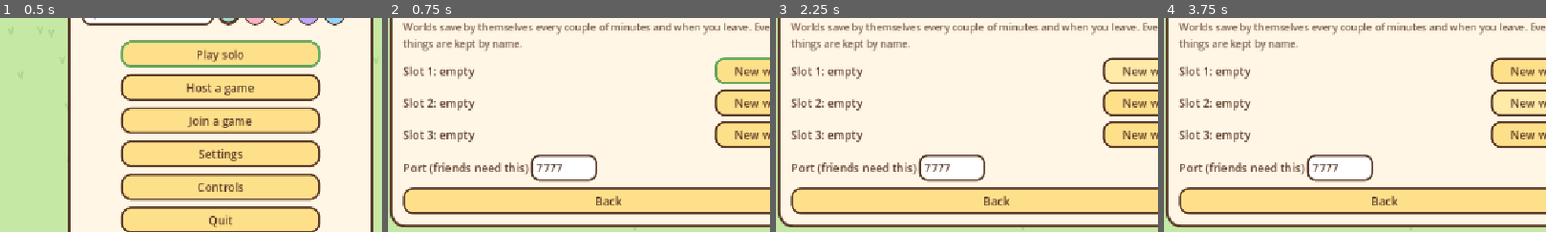
Above: before the commit, frames 1-4 (left to right).
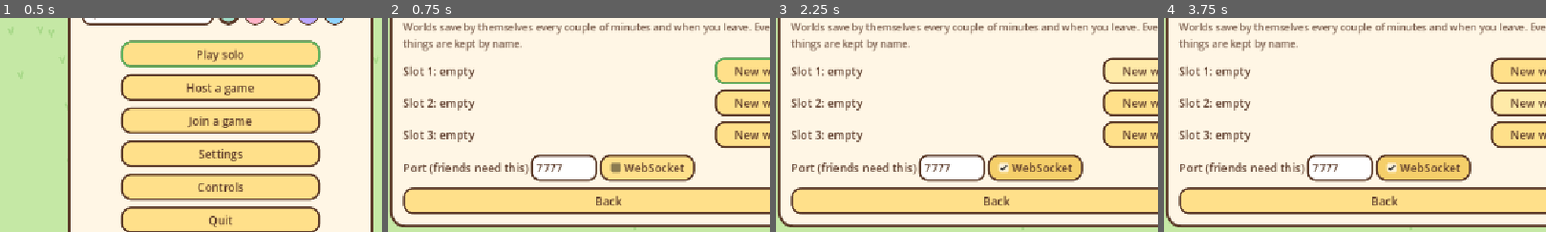
Above: after the commit, the same moments.

Repository: johnnywong1/project-natto
Game: Godot game, scene res://game/menu/main_menu.tscn
Same seed, same stepped clock (60 frames per second), same inputs: the game is played once before the commit and once after it.
Inputs (mouse positions are % of the whole screen's width and height, from its top left):
- Up to frame 1 (0.5 s): no input
- Up to frame 2 (0.75 s): click "Host a game" at 0.5 s
- Up to frame 3 (2.25 s): click (55, 71) at 1.25 s, where only the run after the commit has a clickable "WebSocket"; click "New world" at 2 s
- Up to frame 4 (3.75 s): click "New world" at 2.75 s; click "New world" at 3.5 s
The pictures show only the part of the screen within x 21-71%, y 36-86%; the shares and areas given below are measured in that part.

Frame 1 is identical in both runs. In frame 2, 3.1% of the frame differs, in the area x 55-81%, y 63-77%; in frame 3, 3.1%; in frame 4, 3.1%.

Commit message:
Add WebSocket transport and a GitHub Pages web build
Keeps ENet (UDP) as the default and adds WebSocket as an alternative, so the
game can be tested and demoed through browsers, proxies and tunnels. The
browser build is solo-only for now.

Networking
- net.gd: `transport` ("enet" | "ws"). Host/join pick the peer type; a join
  address beginning ws:// or wss:// selects WebSocket automatically; bare
  hosts get ws://host:port. CLI: --transport=ws.
- Browser guards: no UDP LAN beacon/listener on web.
- Menu: "WebSocket" tick on the Host and Join pages; hint about ws:// URLs.
  On web the Host and Quit buttons are hidden (a tab can't run a server).

Web build
- export_presets.cfg: single-threaded Web preset (no special server headers
  needed), Compatibility renderer.
- .github/workflows/pages.yml: exports on every push to main and deploys to
  GitHub Pages (one-time: Settings > Pages > Source = GitHub Actions).
- Display settings: on web only fullscreen vs. in-page; size and vsync rows
  are hidden.
- Verified by exporting locally and driving the build in headless Chrome:
  title screen, Play solo, new world, movement and the Esc menu, no errors.

Tests and docs
- New `lobby-ws` suite: the full sign-in/lobby story over WebSocket
  (tools/mp_test.py --transport ws). All 8 suites pass.
- docs/WEB.md; README and TESTING updated; build/ is git-ignored.

Co-Authored-By: Claude Sonnet 5.5 <noreply@anthropic.com>
Claude-Session: https://claude.ai/code/session_01PQa7xrq8A5Bh4jzJnqusK4

Diff:
--- a/game/display/display_settings.gd
+++ b/game/display/display_settings.gd
@@ -61,9 +61,13 @@
 	return "%d x %d" % [s.x, s.y]
 
 
-## Puts the window in the chosen mode. Does nothing headless (tests) or on the web.
+## Puts the window in the chosen mode. Does nothing headless (tests). In a browser only
+## fullscreen vs. in-page works (the page itself sets the size), so sizes and vsync are skipped.
 func apply() -> void:
 	if DisplayServer.get_name() == "headless":
+		return
+	if OS.has_feature("web"):
+		DisplayServer.window_set_mode(DisplayServer.WINDOW_MODE_WINDOWED if mode == "windowed" else DisplayServer.WINDOW_MODE_FULLSCREEN)
 		return
 	match mode:
 		"fullscreen":
--- a/game/menu/main_menu.gd
+++ b/game/menu/main_menu.gd
@@ -170,12 +170,15 @@
 	v.add_child(name_row)
 	_paint_colors()
 	v.add_child(HSeparator.new())
-	for entry: Array in [["Play solo", func() -> void: _open_worlds("solo")],
-			["Host a game", func() -> void: _open_worlds("host")],
-			["Join a game", func() -> void: _show("join")],
-			["Settings", func() -> void: _show("settings")],
-			["Controls", func() -> void: _show("controls")],
-			["Quit", func() -> void: get_tree().quit()]]:
+	var entries: Array = [["Play solo", func() -> void: _open_worlds("solo")]]
+	if not Net.is_web():   # a browser tab can't run a game server
+		entries.append(["Host a game", func() -> void: _open_worlds("host")])
+	entries.append(["Join a game", func() -> void: _show("join")])
+	entries.append(["Settings", func() -> void: _show("settings")])
+	entries.append(["Controls", func() -> void: _show("controls")])
+	if not Net.is_web():
+		entries.append(["Quit", func() -> void: get_tree().quit()])
+	for entry: Array in entries:
 		var b := UiTheme.button(entry[0], entry[1], 300)
 		b.size_flags_horizontal = Control.SIZE_SHRINK_CENTER
 		v.add_child(b)
@@ -204,6 +207,7 @@
 	_port.text = str(Net.DEFAULT_PORT)
 	_port.custom_minimum_size = Vector2(100, 0)
 	_port_row.add_child(_port)
+	_port_row.add_child(_ws_box())
 	v.add_child(_port_row)
 	v.add_child(UiTheme.button("Back", func() -> void: _show("home"), 140))
 	return pv[0]
@@ -272,7 +276,7 @@
 	var row := HBoxContainer.new()
 	_address = LineEdit.new()
 	_address.text = "127.0.0.1"
-	_address.placeholder_text = "Host's address"
+	_address.placeholder_text = "Host's address or ws:// URL"
 	_address.custom_minimum_size = Vector2(230, 0)
 	row.add_child(_address)
 	var port := LineEdit.new()
@@ -281,11 +285,25 @@
 	row.add_child(port)
 	row.add_child(UiTheme.button("Join", _join.bind(port), 110))
 	v.add_child(row)
+	v.add_child(UiTheme.note("Tip: an address starting with ws:// or wss:// joins over WebSocket."))
+	if not Net.is_web():
+		v.add_child(_ws_box())
 	v.add_child(UiTheme.heading("Games on your network", 18))
 	_lan_list = VBoxContainer.new()
 	v.add_child(_lan_list)
 	v.add_child(UiTheme.button("Back", func() -> void: _show("home"), 140))
 	return pv[0]
+
+
+## The "use WebSocket" tick shared by the host and join pages (ENet stays the default).
+func _ws_box() -> CheckBox:
+	var c := CheckBox.new()
+	c.text = "WebSocket"
+	c.tooltip_text = "Use WebSocket instead of UDP: needed for browsers and some tunnels."
+	c.focus_mode = Control.FOCUS_NONE
+	c.button_pressed = Net.transport == "ws"
+	c.toggled.connect(func(on: bool) -> void: Net.transport = "ws" if on else "enet")
+	return c
 
 
 func _join(port_edit: LineEdit) -> void:
--- a/game/net/net.gd
+++ b/game/net/net.gd
@@ -52,6 +52,10 @@
 ## The save slot the next hosted or solo world uses (0 = don't save).
 var save_slot := 0
 
+## "enet" (default, UDP, desktop only) or "ws" (WebSocket: works in browsers and through most
+## proxies/tunnels). Set with --transport=ws, or by joining an address that starts with ws:// / wss://.
+var transport := "enet"
+
 var _beacon: PacketPeerUDP
 var _listener: PacketPeerUDP
 var _beacon_t := 0.0
@@ -73,6 +77,8 @@
 		local_color = int(opts["color"]) % COLORS.size()
 	if opts.has("port"):
 		_port = int(opts["port"])
+	if opts.has("transport"):
+		transport = "ws" if str(opts["transport"]) == "ws" else "enet"
 	if opts.has("report"):
 		var probe: Node = load("res://game/tests/test_report.gd").new()
 		probe.name = "Probe"
@@ -136,11 +142,24 @@
 
 # ---------------------------------------------------------------- host / join / leave
 
+## True when this build runs in a browser (no UDP, no listen server).
+static func is_web() -> bool:
+	return OS.has_feature("web")
+
+
 func host(port: int = DEFAULT_PORT) -> Error:
 	leave(false)
-	var peer := ENetMultiplayerPeer.new()
-	# One extra slot so a sixth person can connect long enough to be told the game is full.
-	var err := peer.create_server(port, MAX_PLAYERS)
+	var peer: MultiplayerPeer
+	var err: Error
+	if transport == "ws":
+		var ws := WebSocketMultiplayerPeer.new()
+		err = ws.create_server(port)
+		peer = ws
+	else:
+		var enet := ENetMultiplayerPeer.new()
+		# One extra slot so a sixth person can connect long enough to be told the game is full.
+		err = enet.create_server(port, MAX_PLAYERS)
+		peer = enet
 	if err != OK:
 		_set_status("Couldn't host on port %d (error %d). Is another game using it?" % [port, err])
 		return err
@@ -161,8 +180,18 @@
 	leave(false)
 	rejected_reason = ""
 	end_reason = ""
-	var peer := ENetMultiplayerPeer.new()
-	var err := peer.create_client(address, port)
+	var peer: MultiplayerPeer
+	var err: Error
+	if address.begins_with("ws://") or address.begins_with("wss://"):
+		transport = "ws"   # a full URL (wss:// for a hosted server) picks WebSocket by itself
+	if transport == "ws":
+		var ws := WebSocketMultiplayerPeer.new()
+		err = ws.create_client(ws_url(address, port))
+		peer = ws
+	else:
+		var enet := ENetMultiplayerPeer.new()
+		err = enet.create_client(address, port)
+		peer = enet
 	if err != OK:
 		_set_status("Couldn't start connecting (error %d)." % err)
 		return err
@@ -198,6 +227,8 @@
 			var enet := multiplayer.multiplayer_peer as ENetMultiplayerPeer
 			if enet != null and enet.host != null:
 				enet.host.flush()
+			elif multiplayer.multiplayer_peer is WebSocketMultiplayerPeer:
+				multiplayer.multiplayer_peer.poll()
 	_stop_beacon()
 	var p := multiplayer.multiplayer_peer
 	if p != null and not (p is OfflineMultiplayerPeer):
@@ -355,14 +386,21 @@
 
 # ---------------------------------------------------------------- helpers
 
+## The ws:// URL for an address: full URLs pass through, bare hosts get ws:// and the port.
+static func ws_url(address: String, port: int) -> String:
+	if address.begins_with("ws://") or address.begins_with("wss://"):
+		return address
+	return "ws://%s:%d" % [address, port]
+
+
 func _reject(id: int, reason: String) -> void:
 	log_line("turning away peer %d: %s" % [id, reason])
 	_rpc_rejected.rpc_id(id, reason)
 	# Give the message time to arrive even on a lossy connection; the player leaves by
 	# themselves when it does. This is only a fallback.
 	await get_tree().create_timer(3.0).timeout
-	var p := multiplayer.multiplayer_peer as ENetMultiplayerPeer
-	if p != null and id in multiplayer.get_peers():
+	var p := multiplayer.multiplayer_peer
+	if p != null and not (p is OfflineMultiplayerPeer) and id in multiplayer.get_peers():
 		p.disconnect_peer(id)
 
 
@@ -411,6 +449,8 @@
 # ---------------------------------------------------------------- LAN discovery
 
 func _start_beacon() -> void:
+	if is_web():
+		return   # browsers have no UDP
 	_beacon = PacketPeerUDP.new()
 	_beacon.set_broadcast_enabled(true)
 	_beacon.set_dest_address("255.255.255.255", DISCOVERY_PORT)
@@ -425,7 +465,7 @@
 
 ## The lobby calls this so the player sees games hosted on the same network.
 func start_listening() -> void:
-	if _listener != null:
+	if _listener != null or is_web():
 		return
 	_listener = PacketPeerUDP.new()
 	if _listener.bind(DISCOVERY_PORT) != OK:
--- a/game/ui/settings_panel.gd
+++ b/game/ui/settings_panel.gd
@@ -57,11 +57,15 @@
 	for sz: Vector2i in Display.SIZES:
 		_size.add_item(Display.size_name(sz))
 	_size.item_selected.connect(func(i: int) -> void: Display.set_size(Display.SIZES[i]))
-	v.add_child(_row("Window size", _size))
+	var size_row := _row("Window size", _size)
+	size_row.visible = not OS.has_feature("web")   # the browser page sets the size
+	v.add_child(size_row)
 	_vsync = CheckButton.new()
 	_vsync.text = "On"
 	_vsync.toggled.connect(func(on: bool) -> void: Display.set_vsync(on))
-	v.add_child(_row("Vsync", _vsync))
+	var vsync_row := _row("Vsync", _vsync)
+	vsync_row.visible = not OS.has_feature("web")
+	v.add_child(vsync_row)
 	v.add_child(UiTheme.note("F11 toggles fullscreen. You can also drag the window to any size."))
 	Display.changed.connect(_refresh_display)
 	_refresh_display()
Not shown, added: export_presets.cfg
Not shown, changed: docs/TESTING.md
Not shown, added: docs/WEB.md
